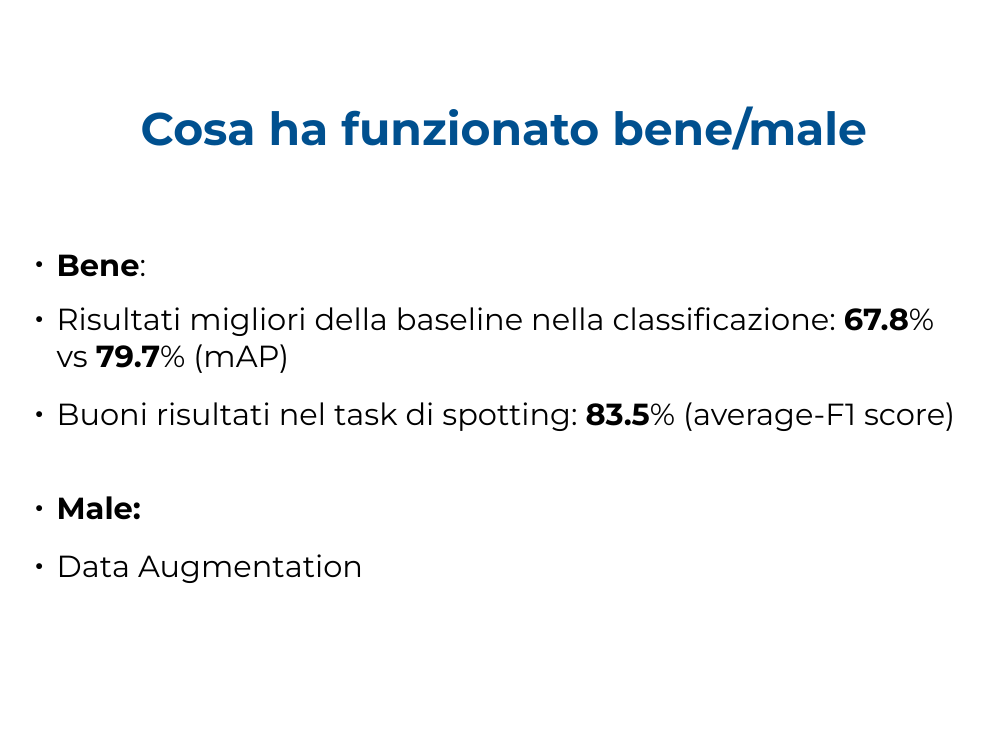
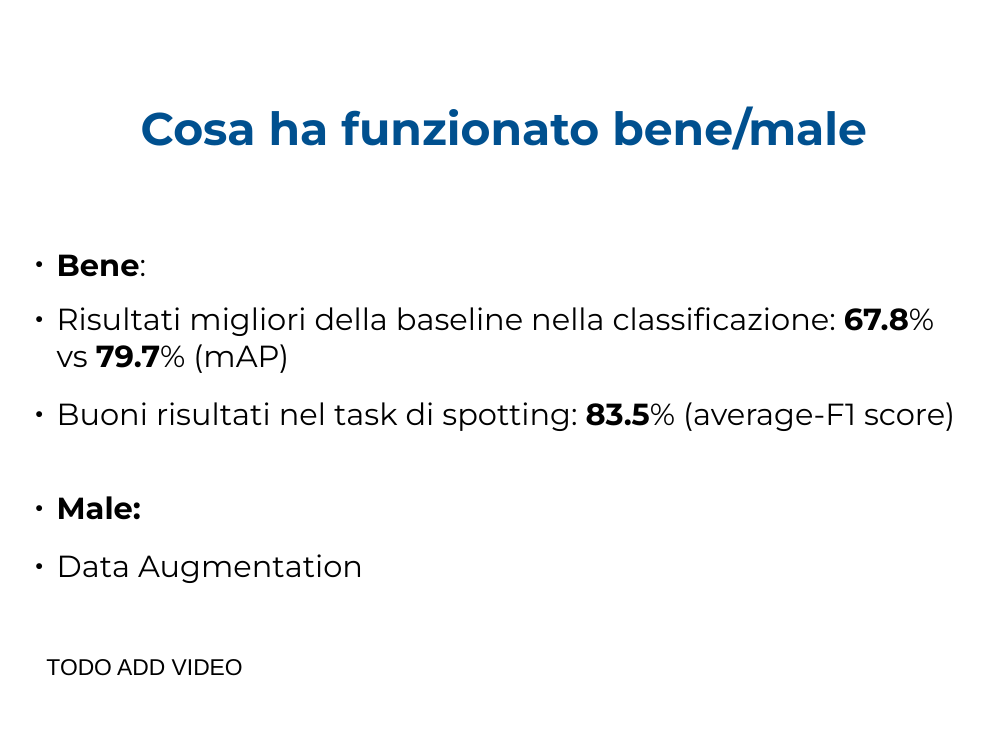
Before and after one commit to ABaldrati/Tesi, a slide deck: slide 17 of Presentazione ppt/Presnetazione_tesi.odp. Drawn at 1008x756 pixels with LibreOffice and Linux fonts; fonts in the diff are those of the drawing; background and template pictures are left out. Boxes give left, top, right and bottom in pixels: in the first picture for what was removed or moved away, otherwise in the second. Text is boxed around its words. In the diff, an @@ line names an element or a change of style, - is before the commit and + after.

```diff
--- a/Presentazione ppt/Presnetazione_tesi.odp
+++ b/Presentazione ppt/Presnetazione_tesi.odp
@@ text added at [46, 659, 243, 676], 18 pt, text #000000 @@
+TODO ADD VIDEO
```
Also in this commit, not shown: 15 other slides changed, 1 other file.
